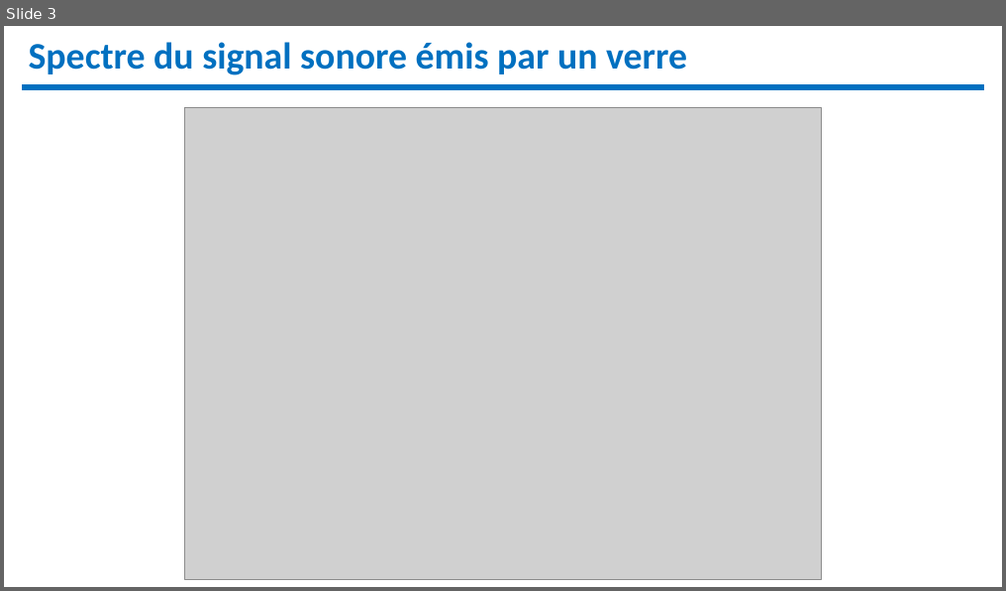
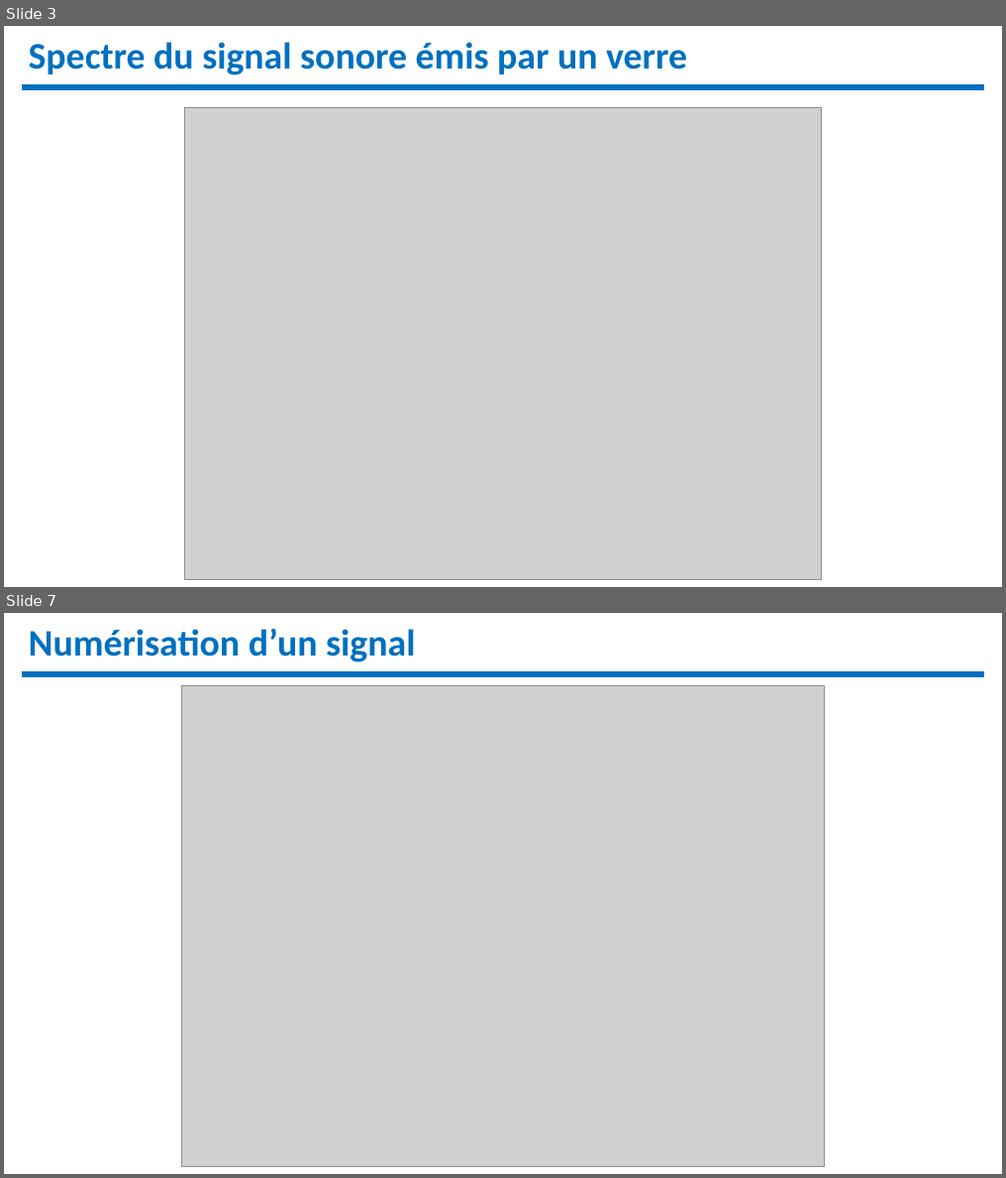
Before and after one commit to remimetzdorff/agregation, a slide deck: Leçons/diapo/LP12.pptx. Shown one above the other, each under a label of ours: slide 3 before the commit, slides 3 and 7 after it; the slides between them are not shown. The pictures are 1006x591 and 1006x1178 pixels, drawn with LibreOffice and Linux fonts; fonts in the diff are those of the drawing; grey boxes stand for pictures. Boxes give left, top, right and bottom in pixels: in the first picture for what was removed or moved away, otherwise in the second. Text is boxed around its words. In the diff, an @@ line names an element or a change of style, - is before the commit and + after.

```diff
--- a/Leçons/diapo/LP12.pptx
+++ b/Leçons/diapo/LP12.pptx
@@ slide 7 added at box(4, 613, 1002, 1174), background #FFFFFF @@
@@ text added at box(29, 628, 415, 663), 36 pt, text #0070C0, bold @@
+Numérisation d’un signal
@@ line added from (22, 674) to (985, 674), #0070C0 6 pt @@
@@ picture added at box(182, 685, 825, 1167) @@
```
Also in this commit, not shown: 5 other slides added, 37 other files.
